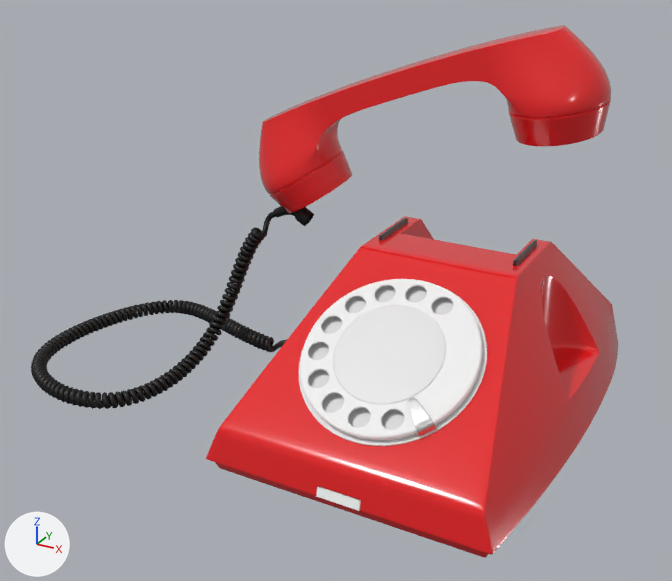
One commit to the glTF model phone_anim.glb: the scene before it, then after it.
Before and after are seen from a 50 mm camera at (1.68, -4.4, 2.72) aimed at (-0.68, -0.09, 0.57). The axes (+X, +Y, +Z) are drawn at lower left. The lights are the same throughout. The older version comes first. Both versions are drawn at frame 26 of the action 'model_3.011Action'; the numbers are the values there.

In view in the first picture: 'model_3', 'model_3.006', 'model_3.011', 'model_3.014', 'model_3.016' and 5 more.
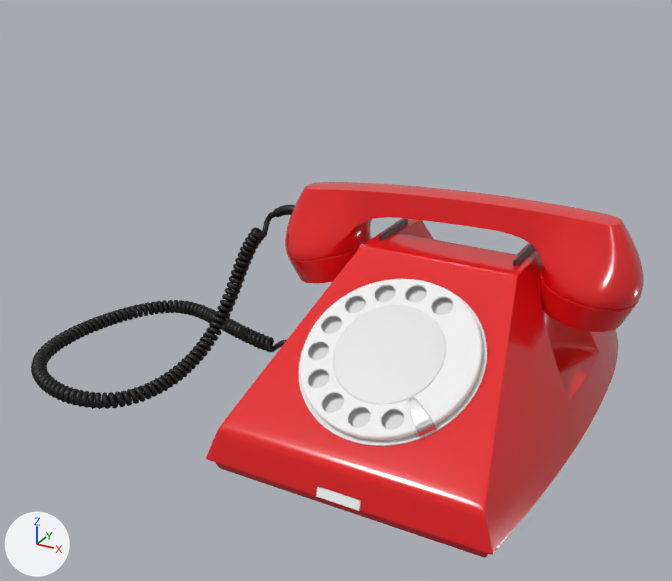
Edits to the scene script, one JSON object a line:
```json
{"op": "set", "path": "ob_model_3_011.location", "old": "(-0.02, 0.194, 0.77)", "new": "(-0.002, 0.023, 0.09)"}
{"op": "set", "path": "ob_model_3_011.rotation_euler", "old": "(0.0819, -0.357, 0.0669)", "new": "(0.00953, -0.0415, 0.00778)", "note": "degrees (4.7, -20, 3.8) -> degrees (0.5, -2.4, 0.4)"}
```

Location of each change, [x1, y1, x2, y2] in pixels of the pictures (672 x 581 px):
```json
{"object": "model_3.011", "change": "moved, turned", "before": [259, 25, 611, 213], "after": [285, 182, 644, 332]}
```
